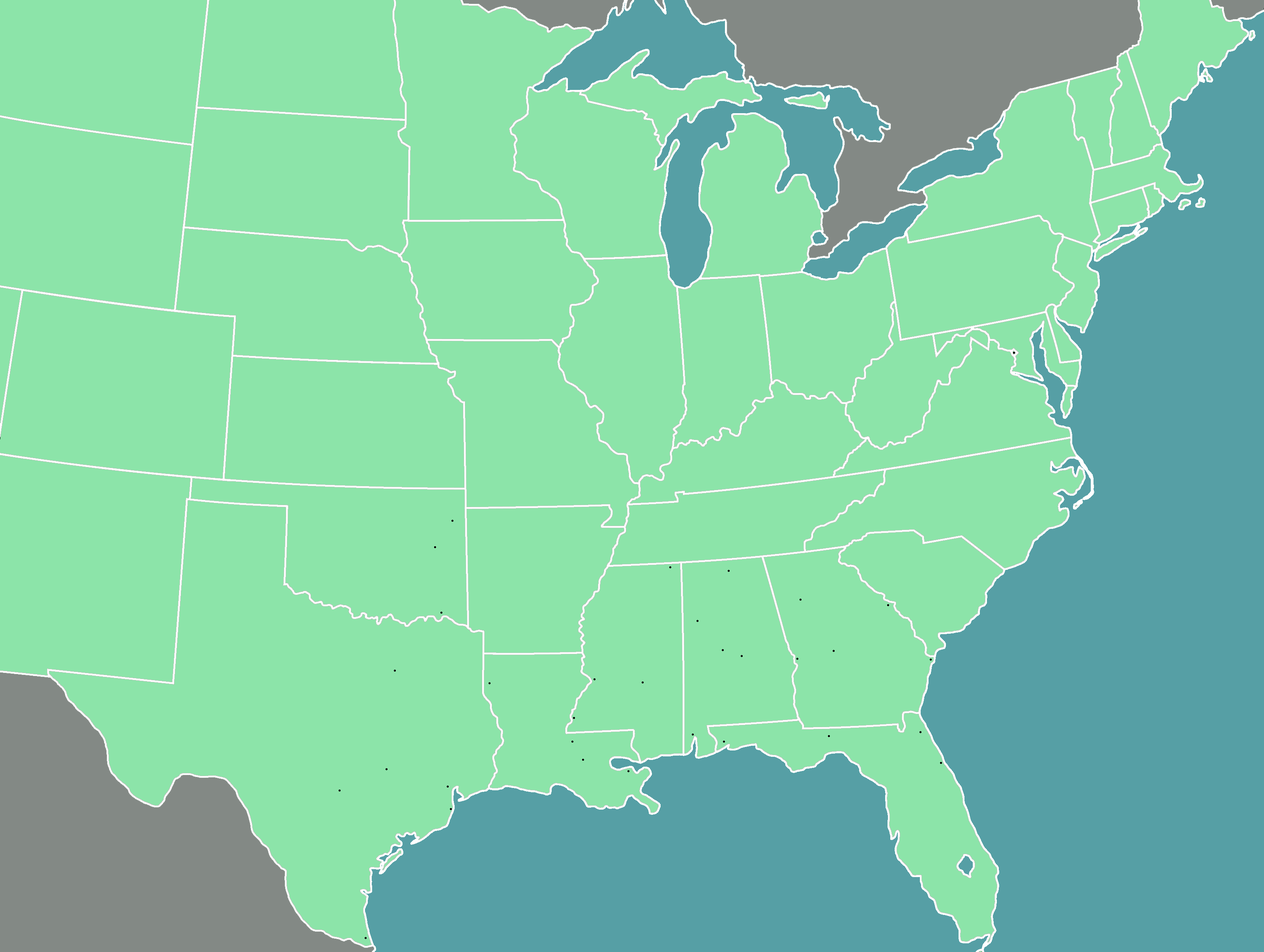
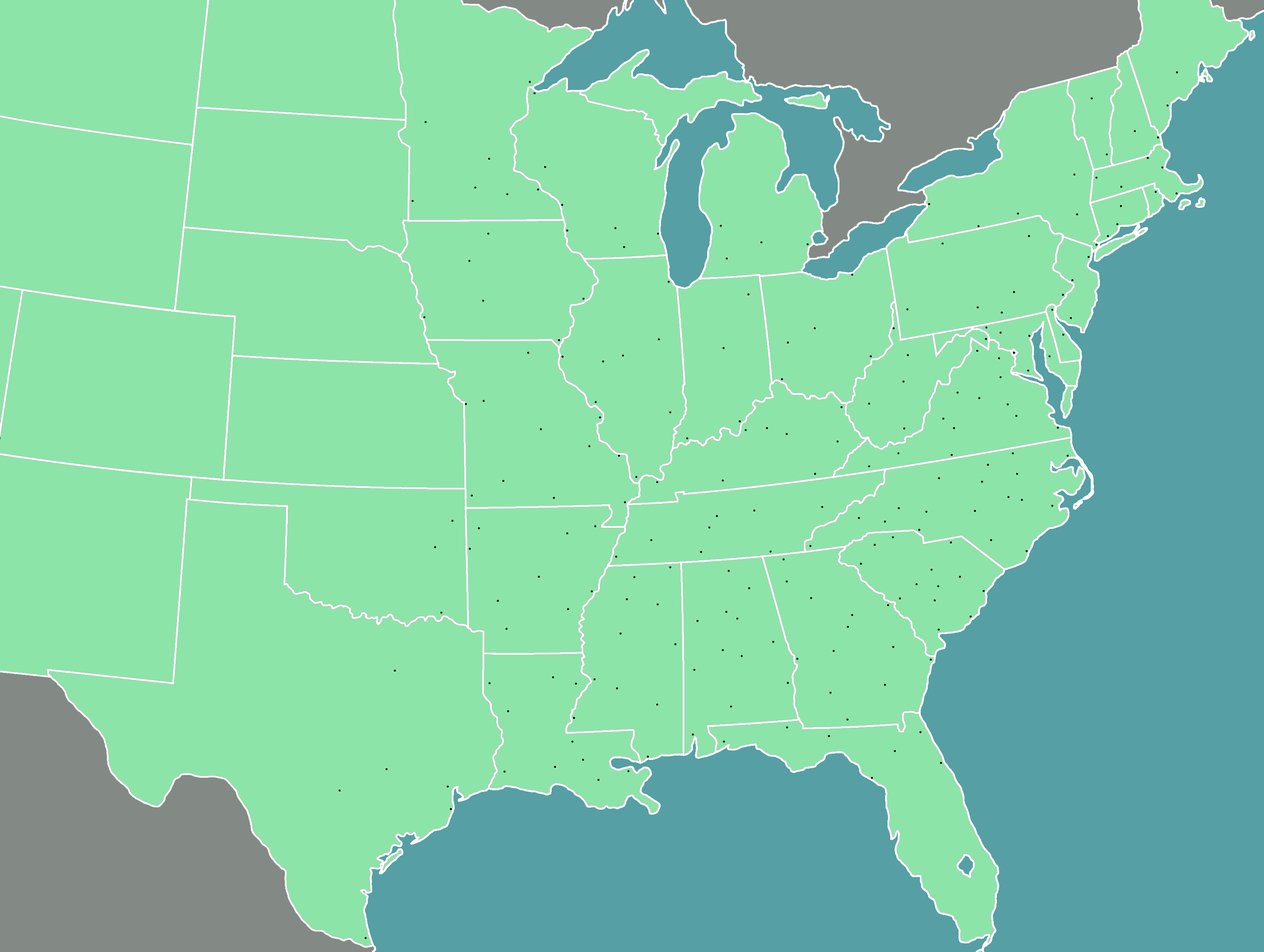
Layer changes from the first 1264px x 952px image to the second:
painted on "Layer 2" over <box>411,71,1178,782</box>
